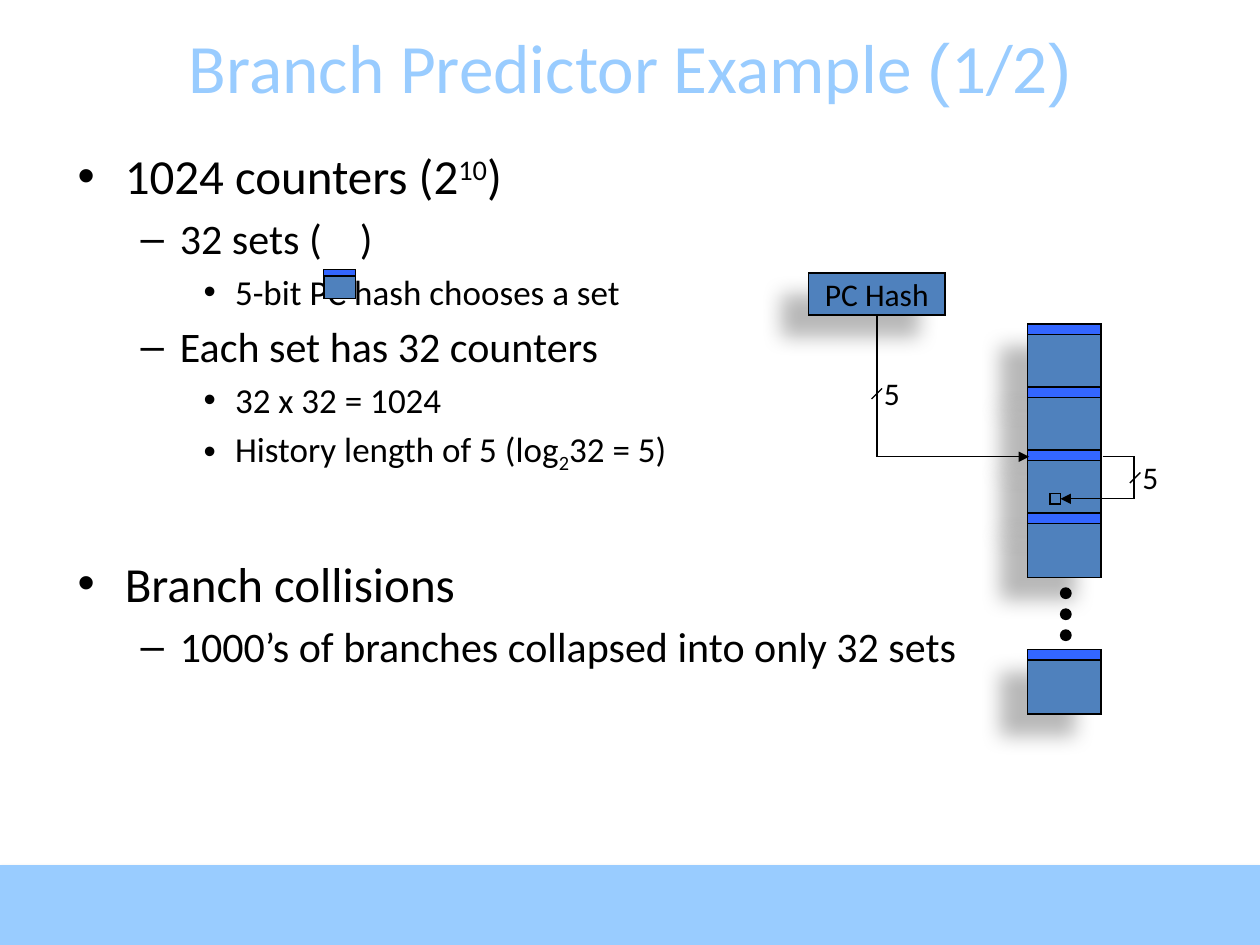
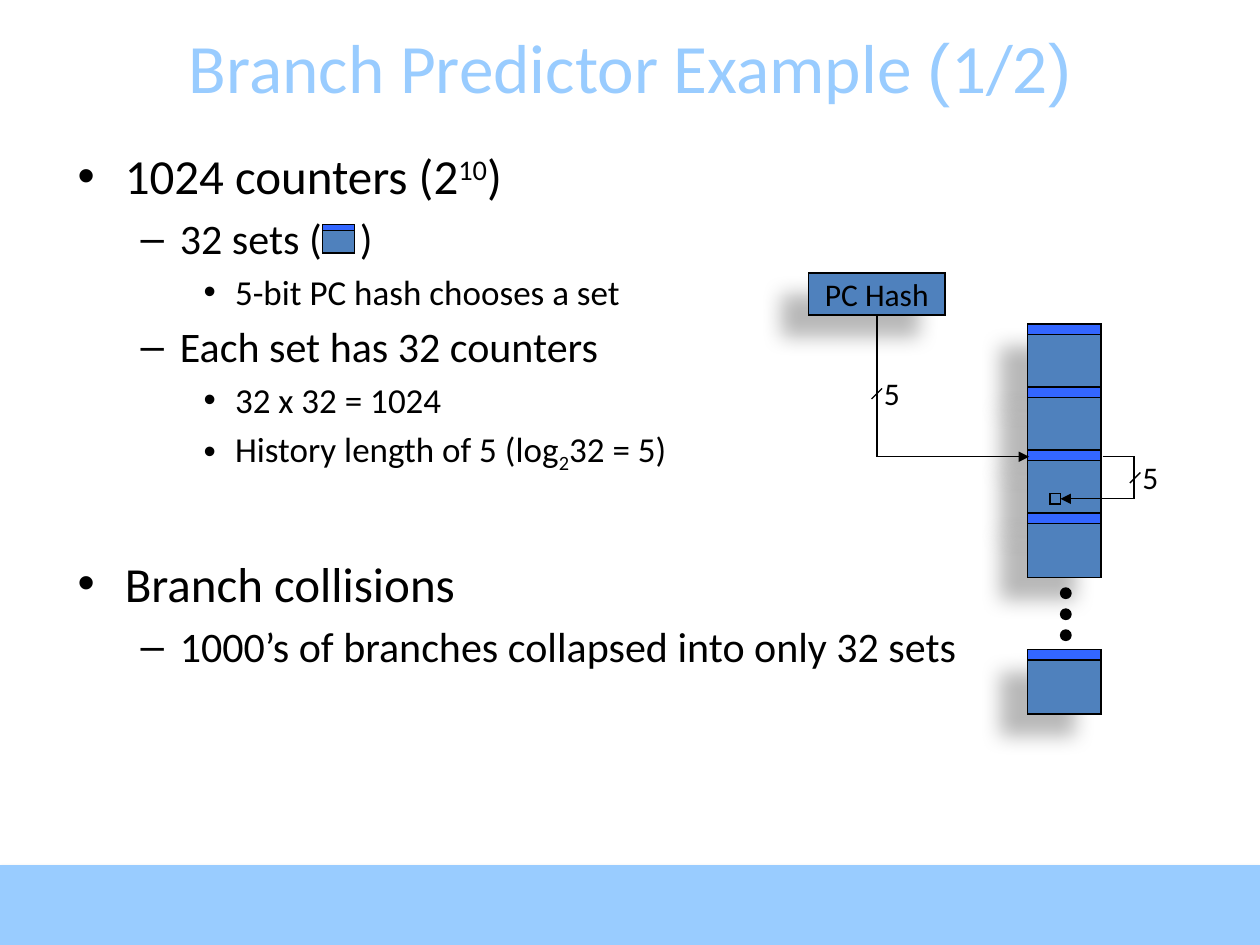
Before and after one commit to aakshintala/aakshintala.github.io, a slide deck: slide 36 of slides/L11-bpred.pptx. Drawn at 1260x945 pixels with LibreOffice and Linux fonts; fonts in the diff are those of the drawing. Boxes give left, top, right and bottom in pixels: in the first picture for what was removed or moved away, otherwise in the second. Text is boxed around its words. In the diff, an @@ line names an element or a change of style, - is before the commit and + after.

```diff
--- a/slides/L11-bpred.pptx
+++ b/slides/L11-bpred.pptx
@@ rectangle: place and size @@
-rectangle at bbox=[324, 271, 355, 297]
+rectangle at bbox=[323, 227, 354, 253]
@@ rectangle: place and size @@
-rectangle at bbox=[324, 270, 355, 276]
+rectangle at bbox=[323, 224, 354, 231]
```
Also in this commit, not shown: 2 other slides changed, 3 other files.
